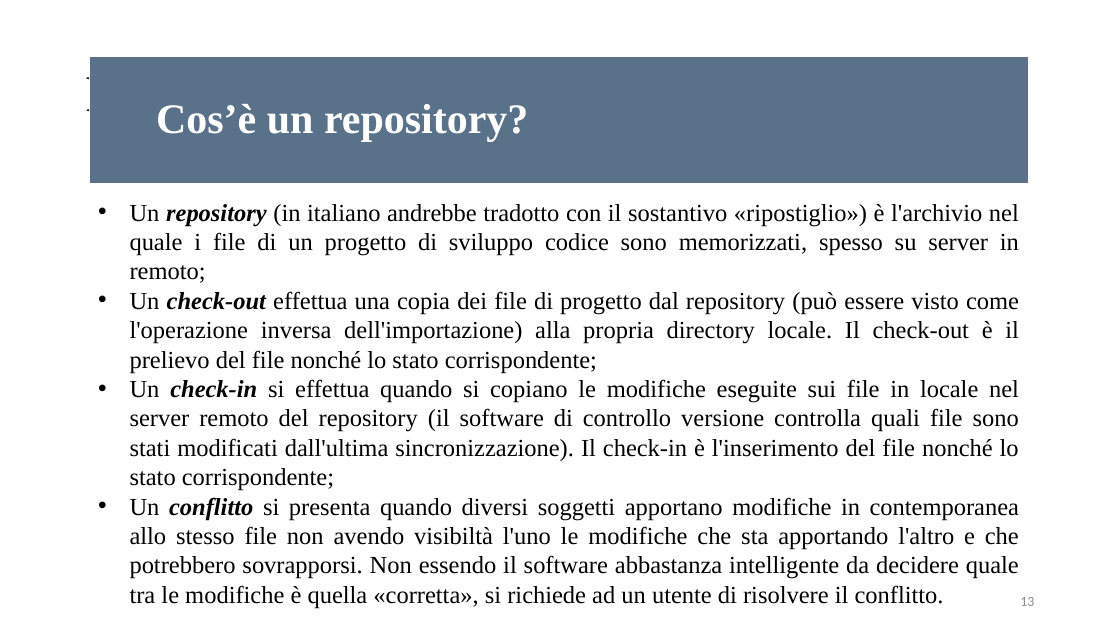
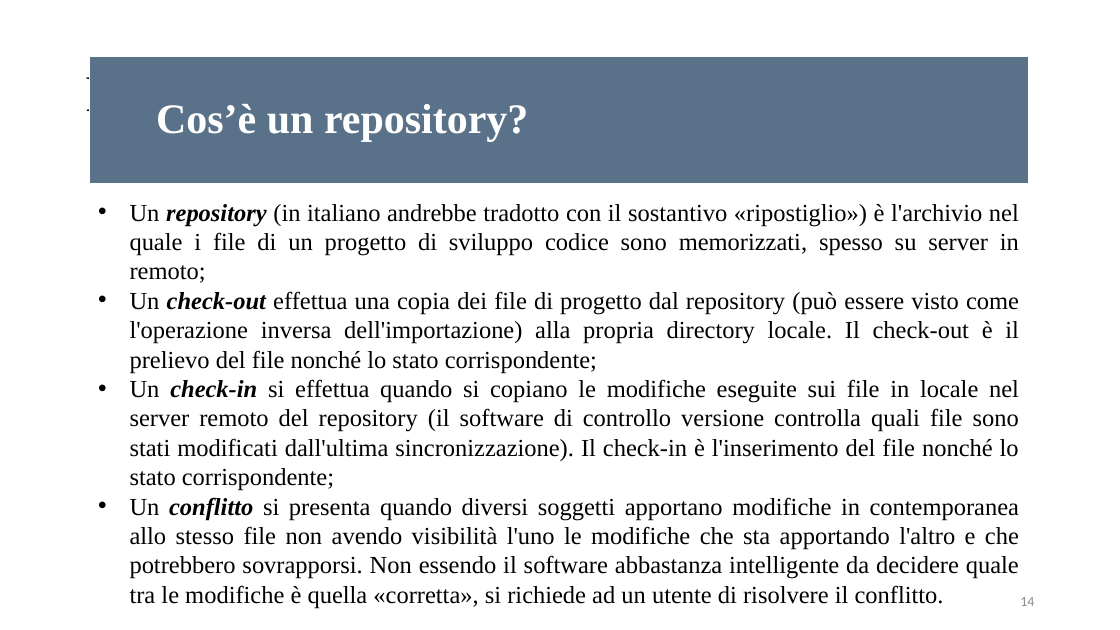
Before and after one commit to Vincenzocr/Slides-Ingegneria-Finanziaria-Unict, a slide deck: slide 14 of Configurazione Anaconda e PyCharm - Introduzione Git.pptx (slide 13 before the commit). Drawn at 1120x630 pixels with LibreOffice and Linux fonts; fonts in the diff are those of the drawing. Boxes give left, top, right and bottom in pixels: in the first picture for what was removed or moved away, otherwise in the second. Text is boxed around its words. In the diff, an @@ line names an element or a change of style, - is before the commit and + after.

```diff
--- a/Configurazione Anaconda e PyCharm - Introduzione Git.pptx
+++ b/Configurazione Anaconda e PyCharm - Introduzione Git.pptx
@@ text at [130, 497, 1019, 608]: text changed @@
-• Un conflitto si presenta quando diversi soggetti apportano modifiche in contemporanea allo stesso file non avendo visibiltà l'uno le modifiche che sta apportando l'altro e che potrebbero sovrapporsi. Non essendo il software abbastanza intelligente da decidere quale tra le modifiche è quella «corretta», si richiede ad un utente di risolvere il conflitto.
+• Un conflitto si presenta quando diversi soggetti apportano modifiche in contemporanea allo stesso file non avendo visibilità l'uno le modifiche che sta apportando l'altro e che potrebbero sovrapporsi. Non essendo il software abbastanza intelligente da decidere quale tra le modifiche è quella «corretta», si richiede ad un utente di risolvere il conflitto.
@@ page number at [1020, 597, 1034, 606]: text changed @@
-13
+14
```
Also in this commit, not shown: 5 other slides changed, 3 slides added, 3 other files.
